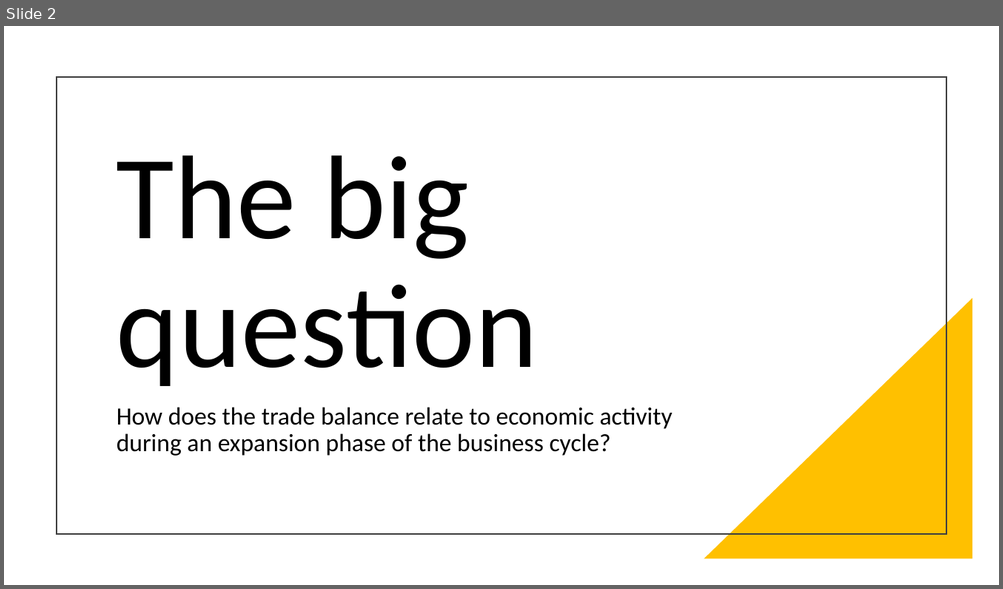
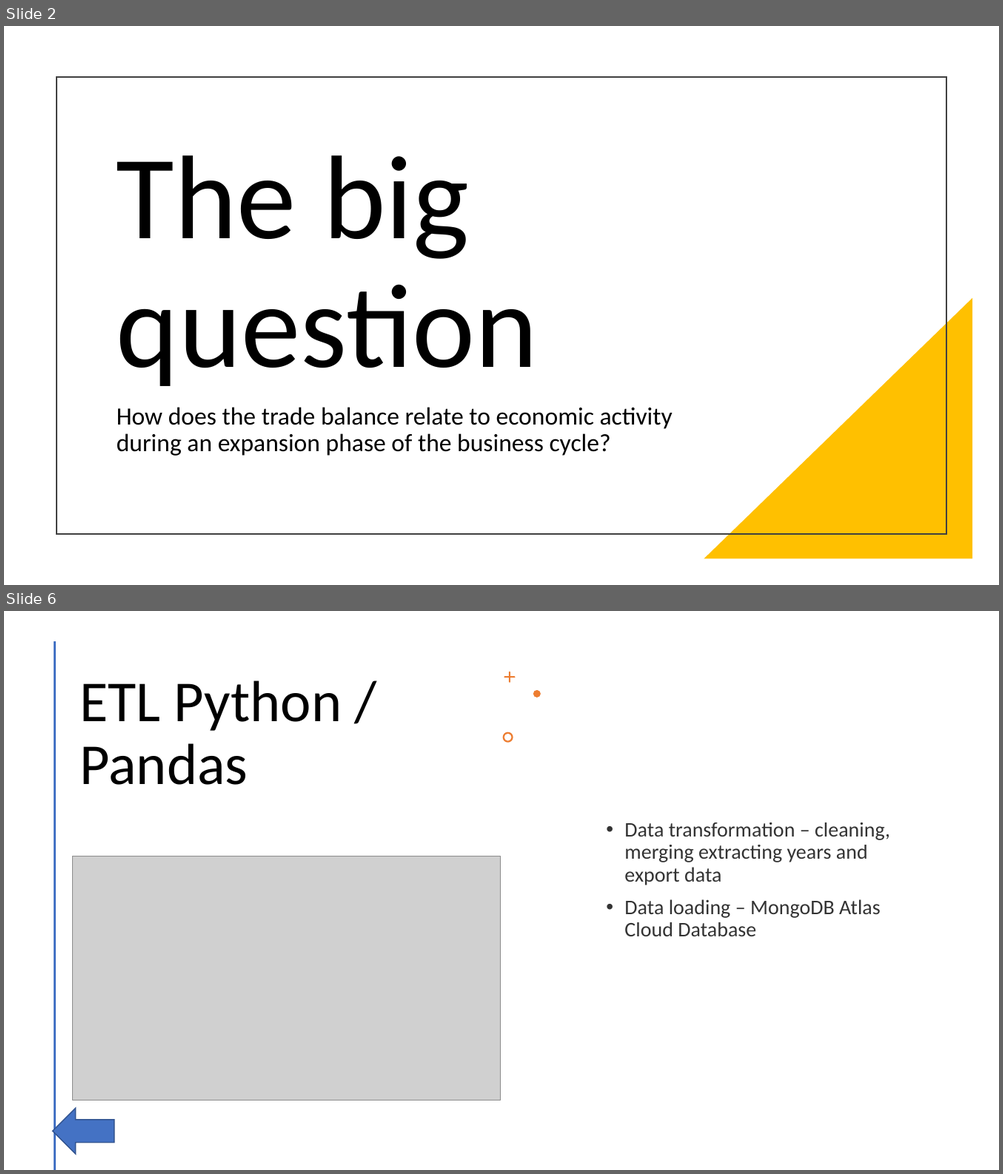
Before and after one commit to MATaylor0/data-viz-project, a slide deck: World Choropleth of Countries Trade Balance.pptx. Shown one above the other, each under a label of ours: slide 2 before the commit, slides 2 and 6 after it; the slides between them are not shown. The pictures are 1003x589 and 1003x1174 pixels, drawn with LibreOffice and Linux fonts; fonts in the diff are those of the drawing; grey boxes stand for pictures. Boxes give left, top, right and bottom in pixels: in the first picture for what was removed or moved away, otherwise in the second. Text is boxed around its words. In the diff, an @@ line names an element or a change of style, - is before the commit and + after.

```diff
--- a/World Choropleth of Countries Trade Balance.pptx
+++ b/World Choropleth of Countries Trade Balance.pptx
@@ slide 6 added at (4, 611, 999, 1170), background #FFFFFF @@
@@ line added from (55, 642) to (55, 1170), #ED7D31 2 pt @@
@@ freeform shape added at (504, 672, 515, 683), fill #ED7D31 @@
@@ title added at (79, 681, 342, 785), 56 pt, text #000000 @@
+ETL Python / Pandas
@@ freeform shape added at (533, 690, 540, 698), fill #ED7D31 @@
@@ freeform shape added at (503, 732, 513, 742), fill #ED7D31 @@
@@ text added at (624, 823, 890, 937), 20 pt, text #000000 at 80% opacity @@
+• Data transformation – cleaning, merging extracting years and export data
+• Data loading – MongoDB Atlas Cloud Database
@@ picture added at (73, 856, 500, 1100) @@
@@ right arrow added at (53, 1109, 114, 1154), fill #4472C4, outline #325491 1 pt @@
```
Also in this commit, not shown: 4 slides changed, 3 other slides added, 1 slide removed, 11 other files.
